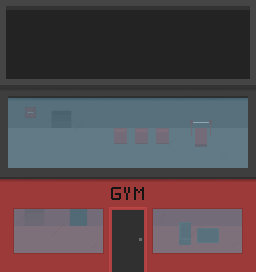
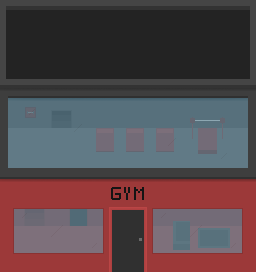
Two versions of the same layered image (256px x 272px). Layer-by-layer changes:
painted on "Background" over [96, 117, 230, 250]
